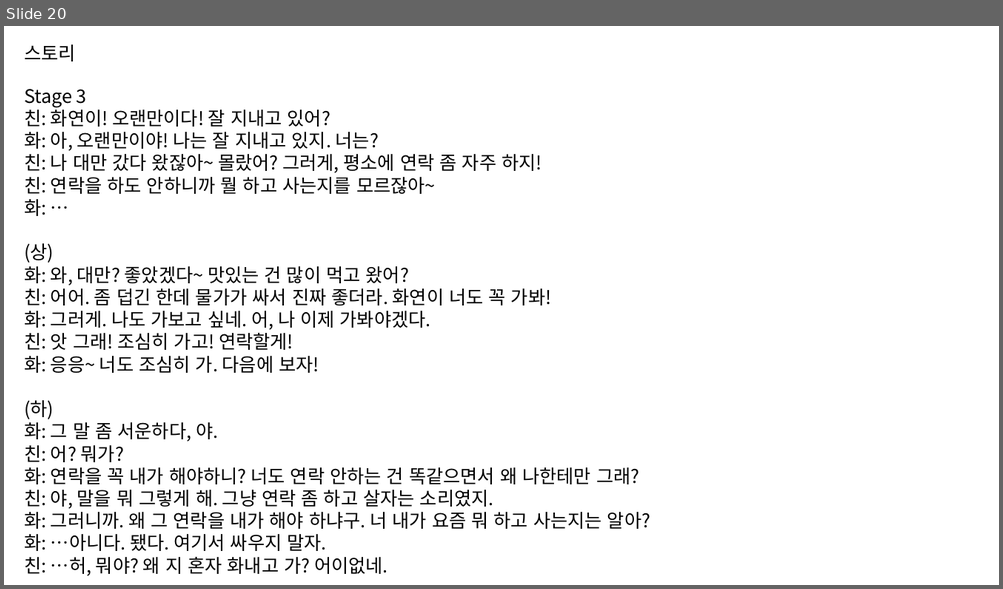
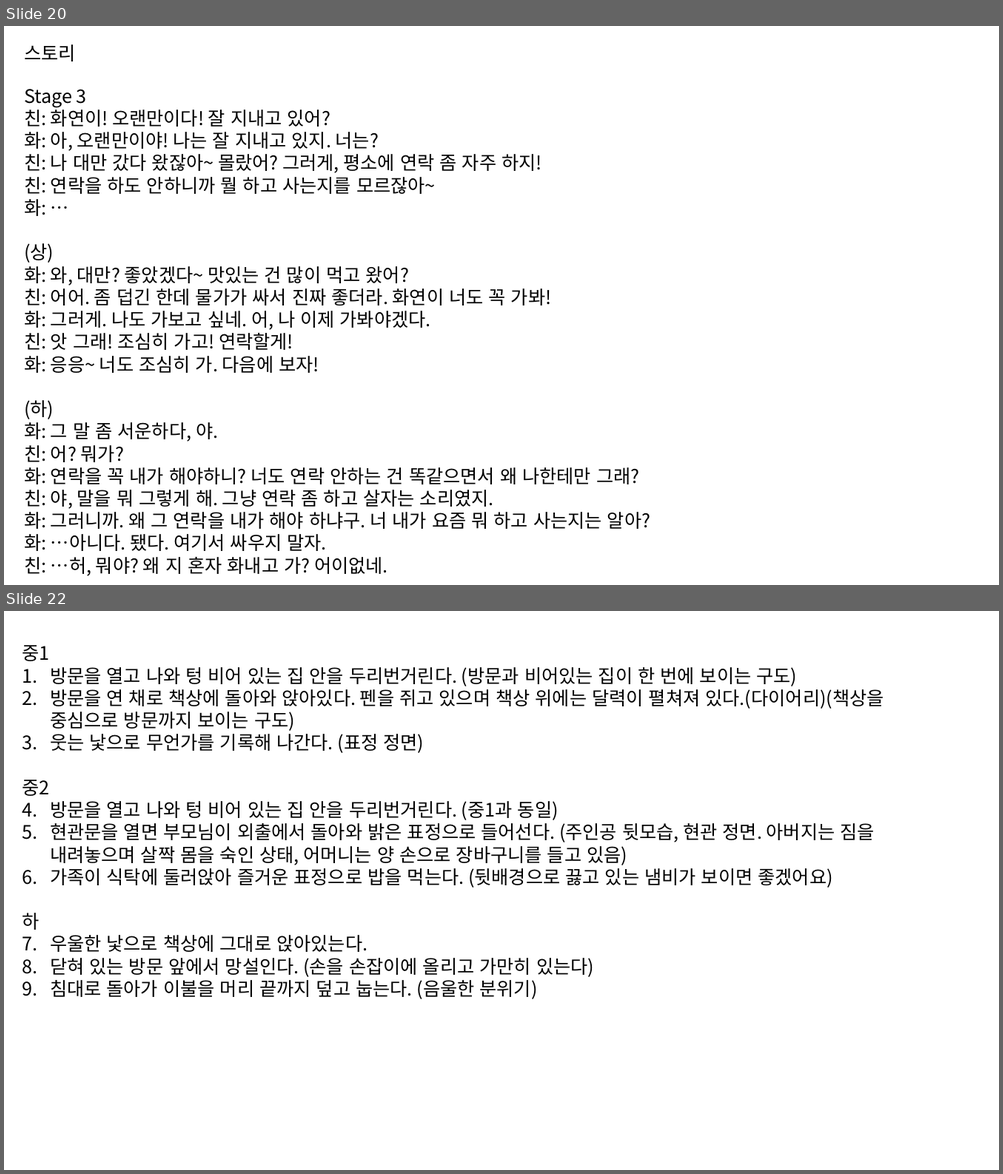
Before and after one commit to ordinaryhan/Project_Poison, a slide deck: 기획/프로젝트 독 기획.pptx. Shown one above the other, each under a label of ours: slide 20 before the commit, slides 20 and 22 after it; the slides between them are not shown. The pictures are 1003x589 and 1003x1174 pixels, drawn with LibreOffice and Linux fonts; fonts in the diff are those of the drawing. Boxes give left, top, right and bottom in pixels: in the first picture for what was removed or moved away, otherwise in the second. Text is boxed around its words. In the diff, an @@ line names an element or a change of style, - is before the commit and + after.

```diff
--- a/기획/프로젝트 독 기획.pptx
+++ b/기획/프로젝트 독 기획.pptx
@@ slide 22 added at (4,611,999,1170), background #FFFFFF @@
@@ text added at (22,645,884,999), 18 pt, text #000000 @@
+중1
+1. 방문을 열고 나와 텅 비어 있는 집 안을 두리번거린다. (방문과 비어있는 집이 한 번에 보이는 구도)
+2. 방문을 연 채로 책상에 돌아와 앉아있다. 펜을 쥐고 있으며 책상 위에는 달력이 펼쳐져 있다.(다이어리)(책상을 중심으로 방문까지 보이는 구도)
+3. 웃는 낯으로 무언가를 기록해 나간다. (표정 정면)
+중2
+1. 방문을 열고 나와 텅 비어 있는 집 안을 두리번거린다. (중1과 동일)
+2. 현관문을 열면 부모님이 외출에서 돌아와 밝은 표정으로 들어선다. (주인공 뒷모습, 현관 정면. 아버지는 짐을 내려놓으며 살짝 몸을 숙인 상태, 어머니는 양 손으로 장바구니를 들고 있음)
+3. 가족이 식탁에 둘러앉아 즐거운 표정으로 밥을 먹는다. (뒷배경으로 끓고 있는 냄비가 보이면 좋겠어요)
+하
+1. 우울한 낯으로 책상에 그대로 앉아있는다.
+2. 닫혀 있는 방문 앞에서 망설인다. (손을 손잡이에 올리고 가만히 있는다)
+3. 침대로 돌아가 이불을 머리 끝까지 덮고 눕는다. (음울한 분위기)
```
Also in this commit, not shown: 2 other slides added, 2 slides removed.
